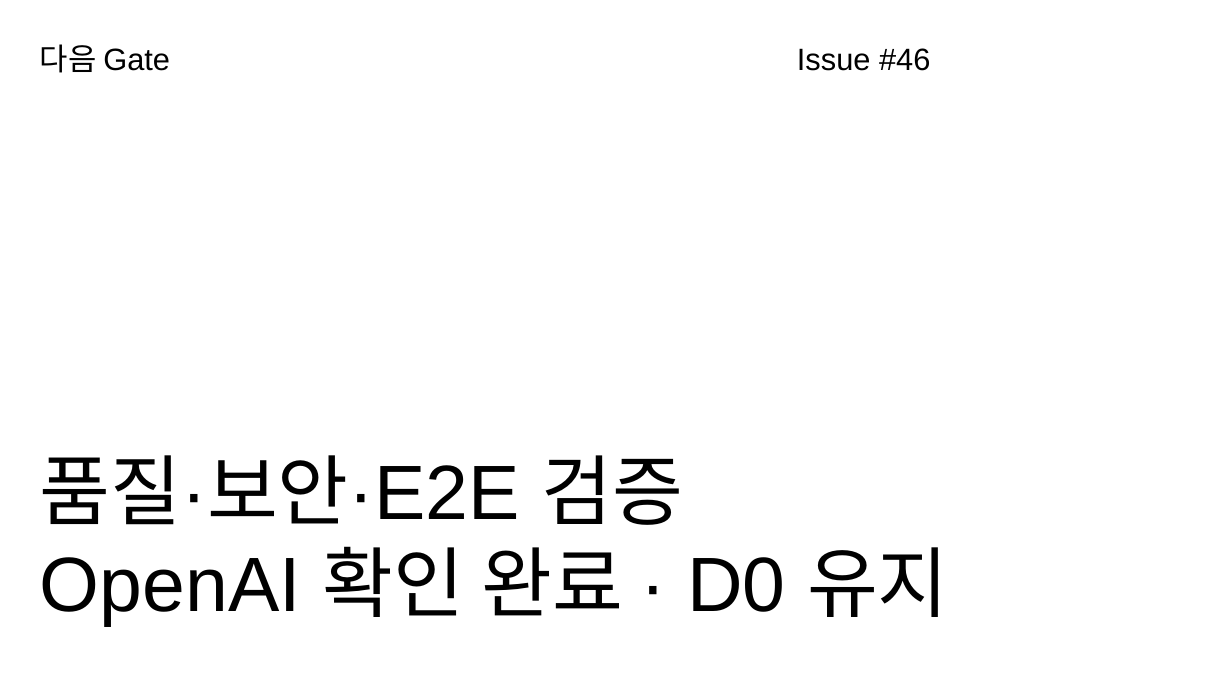
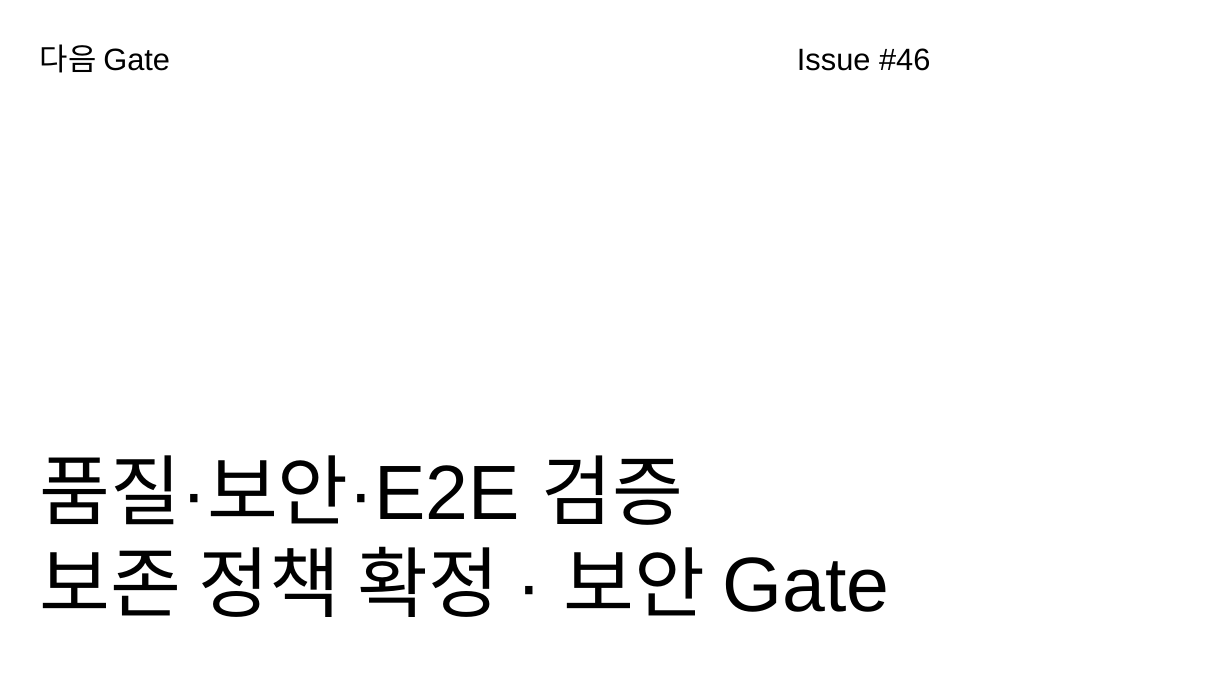
Before and after one commit to ablecloud-team/ablestack-techflow, a slide deck: slide 8 of output/presentation/techflow-activepieces-rag-orchestration.pptx. Drawn at 1232x693 pixels with LibreOffice and Linux fonts; fonts in the diff are those of the drawing. Boxes give left, top, right and bottom in pixels: in the first picture for what was removed or moved away, otherwise in the second. Text is boxed around its words. In the diff, an @@ line names an element or a change of style, - is before the commit and + after.

Commit message:
docs: ZDR 미사용 제품 결정을 정책에 반영

```diff
--- a/output/presentation/techflow-activepieces-rag-orchestration.pptx
+++ b/output/presentation/techflow-activepieces-rag-orchestration.pptx
@@ text at box(40, 455, 890, 617): text changed @@
-품질·보안·E2E 검증
-OpenAI 확인 완료 · D0 유지
+품질·보안·E2E 검증
+보존 정책 확정 · 보안 Gate
```
Also in this commit, not shown: 23 other files.
